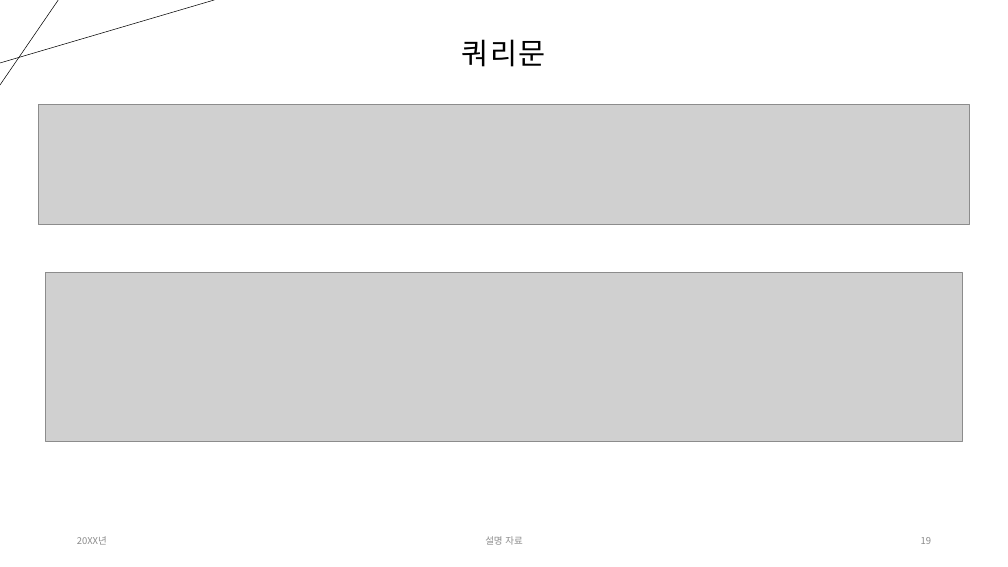
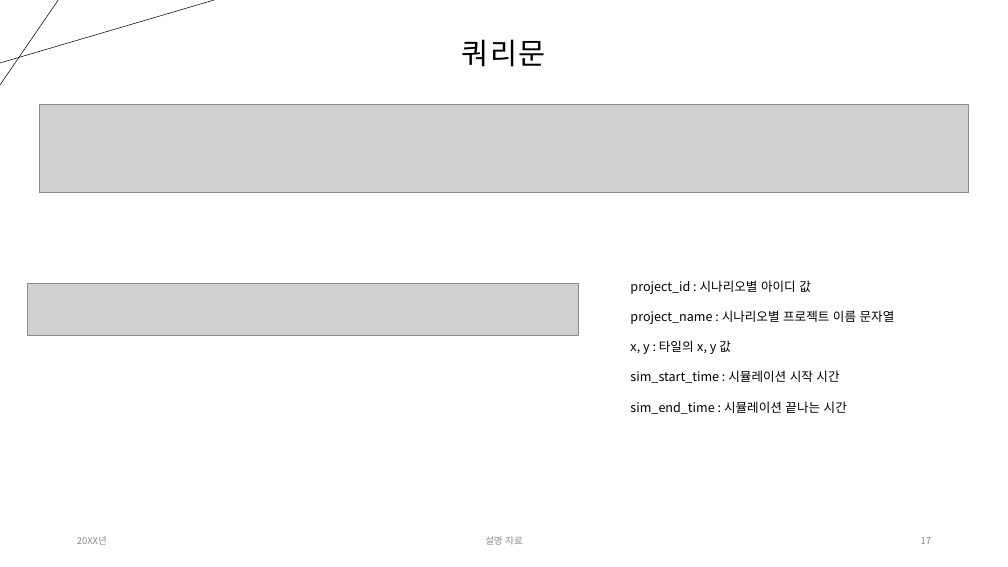
Before and after one commit to Tentailsahri/DT_FINAL_Project, a slide deck: slide 17 of 문서/시나리오에 따른 공정 시뮬레이션 발표 - 오영택.pptx (slide 19 before the commit). Drawn at 1008x567 pixels with LibreOffice and Linux fonts; fonts in the diff are those of the drawing; grey boxes stand for pictures. Boxes give left, top, right and bottom in pixels: in the first picture for what was removed or moved away, otherwise in the second. Text is boxed around its words. In the diff, an @@ line names an element or a change of style, - is before the commit and + after.

```diff
--- a/문서/시나리오에 따른 공정 시뮬레이션 발표 - 오영택.pptx
+++ b/문서/시나리오에 따른 공정 시뮬레이션 발표 - 오영택.pptx
@@ picture: place and size @@
-picture at (39,105,970,225)
+picture at (39,105,969,192)
@@ picture added at (28,284,579,336) @@
@@ picture removed at (45,272,963,441) @@
@@ text added at (630,280,895,414), 12 pt, text #000000 @@
+project_id : 시나리오별 아이디 값
+project_name : 시나리오별 프로젝트 이름 문자열
+x, y : 타일의 x, y 값
+sim_start_time : 시뮬레이션 시작 시간
+sim_end_time : 시뮬레이션 끝나는 시간
@@ page number at (921,537,931,544): text changed @@
-19
+17
```
Also in this commit, not shown: 2 other slides changed, 2 slides added.
